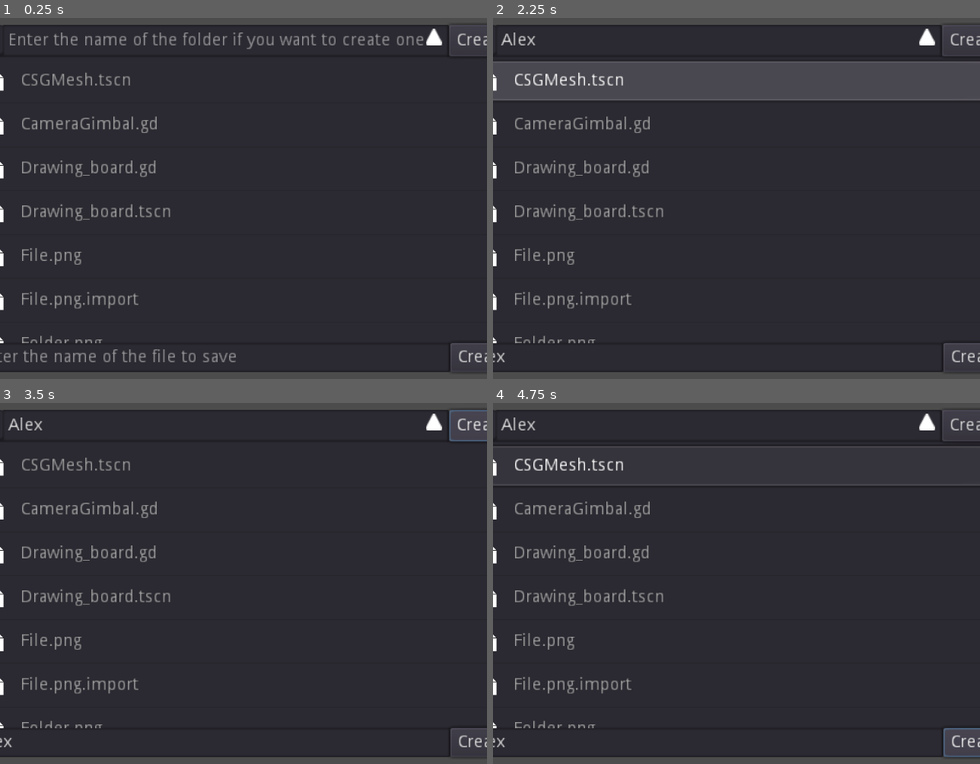
Above: before the commit, frames 1-4 (two rows, left to right).
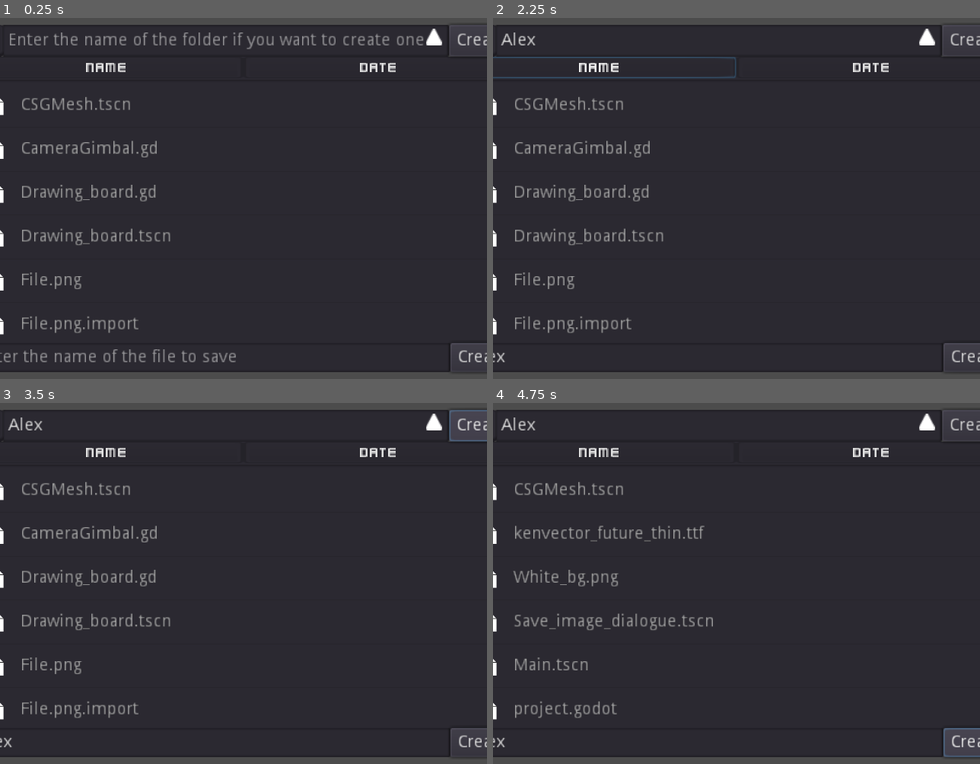
Above: after the commit, the same moments.

Repository: Idristhegr8/Kenshape_copy_test
Game: Godot game, scene res://Save_image_dialogue.tscn
Two runs of this game, one before a commit and one after it. Both use one fixed random seed, a clock stepped at 60 frames per second and the inputs below. This scene is started directly instead of the project's main scene.
Inputs (mouse positions are in pixels of both pictures, inside the frame that each line leads up to):
- Up to frame 1 (0.25 s): no input
- Up to frame 2 (2.25 s): click (717, 39) at 0.52 s; type "Alex" at 0.6 s; click (702, 357) at 0.75 s; type "Alex" at 0.83 s; click (926, 36) at 1.25 s; click (600, 68) at 2 s, where only the run after the commit has a clickable "Name"
- Up to frame 3 (3.5 s): click "Create" at 2.75 s
- Up to frame 4 (4.75 s): click (872, 453) at 3.5 s, where only the run after the commit has a clickable "Date"; click "Create" at 4.25 s

The runs differ from the first frame. In frame 1, 4.5% of the frame differs, in the area x 0-93%, y 10-91%; in frame 2, 15%, in the area x 0-100%, y 10-91%; in frame 3, 4.5%; in frame 4, 5.2%.
Error before the commit: Invalid get index 'password' (on base: 'Viewport'). (res://Save_image_dialogue.gd:109)
Error after the commit: Invalid get index 'password' (on base: 'Viewport'). (res://Save_image_dialogue.gd:115)

Commit message:
Added name and date added custom sort
As stated before, having custom save dialogues helped in a lot of stuff, like adding custom sort.

Diff:
--- a/Save_image_dialogue.gd
+++ b/Save_image_dialogue.gd
@@ -1,4 +1,6 @@
 extends Control
+
+var current_sort: String = "Name"
 
 var index_selected: int
 var _files: Array = []
@@ -24,7 +26,7 @@
 
 	var files: Array = []
 	files = get_files(path)
-	files.sort()
+#	files.sort()
 
 	var dir: Directory = Directory.new()
 	for file in files:
@@ -54,6 +56,10 @@
 			files.append(file)
 	dir.list_dir_end()
 	_files = files
+	if current_sort == "Name":
+		files.sort()
+	else:
+		files.sort_custom(self, "date_sort")
 	return files
 
 func _on_Cancel_Saving_pressed() -> void:
@@ -70,7 +76,7 @@
 
 		var files: Array = []
 		files = get_files(path)
-		files.sort()
+#		files.sort()
 
 		for file in files:
 			$FilesAndFolders.add_item(file)
@@ -149,11 +155,11 @@
 		data.append(pixel_dat)
 
 # warning-ignore:return_value_discarded
-	file.open_encrypted_with_pass($FileDialog.current_path + ".pt3d", File.WRITE, get_parent().password)
+	file.open_encrypted_with_pass(path + "/" + $File_name.text + path_extension, File.WRITE, get_parent().password)
 	file.store_line(to_json(data))
 	file.close()
 # warning-ignore:return_value_discarded
-	file.open_encrypted_with_pass("user://" + $FileDialog.current_file + "_settings.pt3d", File.WRITE, get_parent().password)
+	file.open_encrypted_with_pass("user://" + $File_name.text + "_settings.pt3d", File.WRITE, get_parent().password)
 	file.store_line(to_json(settings))
 	file.close()
 
@@ -168,7 +174,7 @@
 		var files: Array = []
 		path = path + "/" + _files[index]
 		files = get_files(path)
-		files.sort()
+#		files.sort()
 
 		for file in files:
 			$FilesAndFolders.add_item(file)
@@ -185,7 +191,7 @@
 		var files: Array = []
 		path = path + "/" + _files[index]
 		files = get_files(path)
-		files.sort()
+#		files.sort()
 
 		for file in files:
 			$FilesAndFolders.add_item(file)
@@ -208,7 +214,7 @@
 		path = new_path
 		var files: Array = []
 		files = get_files(path)
-		files.sort()
+#		files.sort()
 
 		var dir: Directory = Directory.new()
 		for file in files:
@@ -217,3 +223,36 @@
 				$FilesAndFolders.set_item_icon(files.find(file), load("res://Folder.png"))
 			else:
 				$FilesAndFolders.set_item_icon(files.find(file), load("res://File.png"))
+
+func _on_Name_pressed() -> void:
+	current_sort = "Name"
+
+	var files: Array = get_files(path)
+
+	var dir: Directory = Directory.new()
+	for file in files:
+		$FilesAndFolders.add_item(file)
+		if dir.dir_exists(path + "/" + file):
+			$FilesAndFolders.set_item_icon(files.find(file), load("res://Folder.png"))
+		else:
+			$FilesAndFolders.set_item_icon(files.find(file), load("res://File.png"))
+
+func _on_Date_pressed() -> void:
+	current_sort = "Date"
+
+	var files: Array = get_files(path)
+
+	var dir: Directory = Directory.new()
+	for file in files:
+		$FilesAndFolders.add_item(file)
+		if dir.dir_exists(path + "/" + file):
+			$FilesAndFolders.set_item_icon(files.find(file), load("res://Folder.png"))
+		else:
+			$FilesAndFolders.set_item_icon(files.find(file), load("res://File.png"))
+
+func date_sort(a, b) -> bool:
+	var file: File = File.new()
+	if file.get_modified_time(path + "/" + a) > file.get_modified_time(path + "/" + b):
+		return true
+	else:
+		return false
--- a/Save_image_dialogue.tscn
+++ b/Save_image_dialogue.tscn
@@ -1,10 +1,24 @@
-[gd_scene load_steps=10 format=2]
+[gd_scene load_steps=15 format=2]
 
 [ext_resource path="res://Save_image_dialogue.gd" type="Script" id=1]
 [ext_resource path="res://uipack_fixed/PNG/grey_arrowUpWhite.png" type="Texture" id=2]
 [ext_resource path="res://uipack_fixed/Font/kenvector_future_thin.ttf" type="DynamicFontData" id=3]
 [ext_resource path="res://uipack_fixed/PNG/grey_button07.png" type="Texture" id=4]
 [ext_resource path="res://uipack_fixed/PNG/grey_crossWhite.png" type="Texture" id=5]
+[ext_resource path="res://uipack_fixed/PNG/grey_button04.png" type="Texture" id=6]
+[ext_resource path="res://kenvector_future_thin.ttf" type="DynamicFontData" id=7]
+
+[sub_resource type="StyleBoxFlat" id=5]
+bg_color = Color( 0.172549, 0.164706, 0.196078, 1 )
+
+[sub_resource type="DynamicFont" id=6]
+size = 12
+font_data = ExtResource( 7 )
+
+[sub_resource type="StyleBoxTexture" id=7]
+texture = ExtResource( 6 )
+region_rect = Rect2( 0, 0, 190, 45 )
+modulate_color = Color( 0.172549, 0.164706, 0.196078, 1 )
 
 [sub_resource type="StyleBoxTexture" id=4]
 texture = ExtResource( 4 )
@@ -36,15 +50,48 @@
 "_edit_use_anchors_": false
 }
 
+[node name="Sort_bg" type="Label" parent="."]
+anchor_right = 1.0
+margin_top = 26.0
+margin_bottom = 45.0
+custom_styles/normal = SubResource( 5 )
+__meta__ = {
+"_edit_use_anchors_": false
+}
+
+[node name="Name" type="Button" parent="Sort_bg"]
+margin_right = 223.0
+margin_bottom = 18.0
+rect_min_size = Vector2( 218, 0 )
+custom_fonts/font = SubResource( 6 )
+custom_styles/hover = SubResource( 7 )
+custom_styles/pressed = SubResource( 7 )
+custom_styles/normal = SubResource( 7 )
+text = "Name"
+__meta__ = {
+"_edit_use_anchors_": false
+}
+
+[node name="Date" type="Button" parent="Sort_bg"]
+margin_left = 223.0
+margin_right = 446.0
+margin_bottom = 18.0
+rect_min_size = Vector2( 218, 0 )
+custom_fonts/font = SubResource( 6 )
+custom_styles/hover = SubResource( 7 )
+custom_styles/pressed = SubResource( 7 )
+custom_styles/normal = SubResource( 7 )
+text = "Date"
+
 [node name="FilesAndFolders" type="ItemList" parent="."]
 anchor_left = 0.5
 anchor_top = 0.5
 anchor_right = 0.5
 anchor_bottom = 0.5
 margin_left = -223.0
-margin_top = -118.5
-margin_right = 223.0
-margin_bottom = 118.5
+margin_top = -98.5
+margin_right = 223.0
+margin_bottom = 119.5
 allow_reselect = true
 allow_rmb_select = true
 icon_scale = 0.5
@@ -189,6 +236,8 @@
 custom_fonts/font = SubResource( 3 )
 text = "Overwrite"
 
+[connection signal="pressed" from="Sort_bg/Name" to="." method="_on_Name_pressed"]
+[connection signal="pressed" from="Sort_bg/Date" to="." method="_on_Date_pressed"]
 [connection signal="item_selected" from="FilesAndFolders" to="." method="_on_FilesAndFolders_item_selected"]
 [connection signal="pressed" from="Folder/Cancel_Saving" to="." method="_on_Cancel_Saving_pressed"]
 [connection signal="pressed" from="Folder/Up" to="." method="_on_Up_pressed"]
--- a/Select_file_dialogue.gd
+++ b/Select_file_dialogue.gd
@@ -1,4 +1,6 @@
 extends Control
+
+var current_sort: String = "Name"
 
 var file_path: String
 var _files: Array = []
@@ -10,7 +12,7 @@
 	parent = get_parent()
 	var files: Array = []
 	files = get_files(path)
-	files.sort()
+#	files.sort()
 
 	var dir: Directory = Directory.new()
 	for file in files:
@@ -41,6 +43,10 @@
 	dir.list_dir_end()
 	_files = files
 	$Path.text = path
+	if current_sort == "Name":
+		files.sort()
+	else:
+		files.sort_custom(self, "date_sort")
 	return files
 
 func _on_FilesAndFolders_item_activated(index: int) -> void:
@@ -50,7 +56,7 @@
 		var files: Array = []
 		path = path + "/" + _files[index]
 		files = get_files(path)
-		files.sort()
+#		files.sort()
 
 		for file in files:
 			$FilesAndFolders.add_item(file)
@@ -70,7 +76,7 @@
 		var files: Array = []
 		path = path + "/" + _files[index]
 		files = get_files(path)
-		files.sort()
+#		files.sort()
 
 		for file in files:
 			$FilesAndFolders.add_item(file)
@@ -93,7 +99,7 @@
 		path = new_path
 		var files: Array = []
 		files = get_files(path)
-		files.sort()
+#		files.sort()
 
 		var dir: Directory = Directory.new()
 		for file in files:
@@ -114,3 +120,36 @@
 	queue_free()
 	get_tree().paused = false
 	get_parent().get_parent().get_node("Pixel").show()
+
+func _on_Name_pressed() -> void:
+	current_sort = "Name"
+
+	var files: Array = get_files(path)
+
+	var dir: Directory = Directory.new()
+	for file in files:
+		$FilesAndFolders.add_item(file)
+		if dir.dir_exists(path + "/" + file):
+			$FilesAndFolders.set_item_icon(files.find(file), load("res://Folder.png"))
+		else:
+			$FilesAndFolders.set_item_icon(files.find(file), load("res://File.png"))
+
+func _on_Date_pressed() -> void:
+	current_sort = "Date"
+
+	var files: Array = get_files(path)
+
+	var dir: Directory = Directory.new()
+	for file in files:
+		$FilesAndFolders.add_item(file)
+		if dir.dir_exists(path + "/" + file):
+			$FilesAndFolders.set_item_icon(files.find(file), load("res://Folder.png"))
+		else:
+			$FilesAndFolders.set_item_icon(files.find(file), load("res://File.png"))
+
+func date_sort(a, b) -> bool:
+	var file: File = File.new()
+	if file.get_modified_time(path + "/" + a) > file.get_modified_time(path + "/" + b):
+		return true
+	else:
+		return false
--- a/Select_file_dialogue.tscn
+++ b/Select_file_dialogue.tscn
@@ -1,10 +1,24 @@
-[gd_scene load_steps=9 format=2]
+[gd_scene load_steps=14 format=2]
 
 [ext_resource path="res://uipack_fixed/PNG/grey_arrowUpWhite.png" type="Texture" id=1]
 [ext_resource path="res://Select_file_dialogue.gd" type="Script" id=2]
 [ext_resource path="res://uipack_fixed/Font/kenvector_future_thin.ttf" type="DynamicFontData" id=3]
 [ext_resource path="res://uipack_fixed/PNG/grey_button07.png" type="Texture" id=4]
 [ext_resource path="res://uipack_fixed/PNG/grey_crossWhite.png" type="Texture" id=5]
+[ext_resource path="res://kenvector_future_thin.ttf" type="DynamicFontData" id=6]
+[ext_resource path="res://uipack_fixed/PNG/grey_button04.png" type="Texture" id=7]
+
+[sub_resource type="StyleBoxFlat" id=4]
+bg_color = Color( 0.172549, 0.164706, 0.196078, 1 )
+
+[sub_resource type="DynamicFont" id=5]
+size = 12
+font_data = ExtResource( 6 )
+
+[sub_resource type="StyleBoxTexture" id=6]
+texture = ExtResource( 7 )
+region_rect = Rect2( 0, 0, 190, 45 )
+modulate_color = Color( 0.172549, 0.164706, 0.196078, 1 )
 
 [sub_resource type="DynamicFont" id=2]
 font_data = ExtResource( 3 )
@@ -32,18 +46,54 @@
 "_edit_use_anchors_": false
 }
 
+[node name="Sort_bg" type="Label" parent="."]
+anchor_right = 1.0
+margin_top = 28.0
+margin_bottom = 46.0
+custom_styles/normal = SubResource( 4 )
+__meta__ = {
+"_edit_use_anchors_": false
+}
+
+[node name="Name" type="Button" parent="Sort_bg"]
+margin_right = 223.0
+margin_bottom = 18.0
+rect_min_size = Vector2( 218, 0 )
+custom_fonts/font = SubResource( 5 )
+custom_styles/hover = SubResource( 6 )
+custom_styles/pressed = SubResource( 6 )
+custom_styles/normal = SubResource( 6 )
+text = "Name"
+__meta__ = {
+"_edit_use_anchors_": false
+}
+
+[node name="Date" type="Button" parent="Sort_bg"]
+margin_left = 223.0
+margin_right = 446.0
+margin_bottom = 18.0
+rect_min_size = Vector2( 218, 0 )
+custom_fonts/font = SubResource( 5 )
+custom_styles/hover = SubResource( 6 )
+custom_styles/pressed = SubResource( 6 )
+custom_styles/normal = SubResource( 6 )
+text = "Date"
+
 [node name="FilesAndFolders" type="ItemList" parent="."]
 anchor_left = 0.5
 anchor_top = 0.5
 anchor_right = 0.5
 anchor_bottom = 0.5
 margin_left = -223.0
-margin_top = -118.5
+margin_top = -97.5
 margin_right = 223.0
-margin_bottom = 118.5
+margin_bottom = 119.5
 custom_fonts/font = SubResource( 2 )
 allow_reselect = true
 icon_scale = 0.5
+__meta__ = {
+"_edit_use_anchors_": false
+}
 
 [node name="Path" type="LineEdit" parent="."]
 anchor_right = 1.0
@@ -123,6 +173,8 @@
 texture = ExtResource( 5 )
 expand = true
 
+[connection signal="pressed" from="Sort_bg/Name" to="." method="_on_Name_pressed"]
+[connection signal="pressed" from="Sort_bg/Date" to="." method="_on_Date_pressed"]
 [connection signal="item_selected" from="FilesAndFolders" to="." method="_on_FilesAndFolders_item_selected"]
 [connection signal="pressed" from="Select_bg/Select" to="." method="_on_Select_pressed"]
 [connection signal="pressed" from="Up" to="." method="_on_Up_pressed"]
